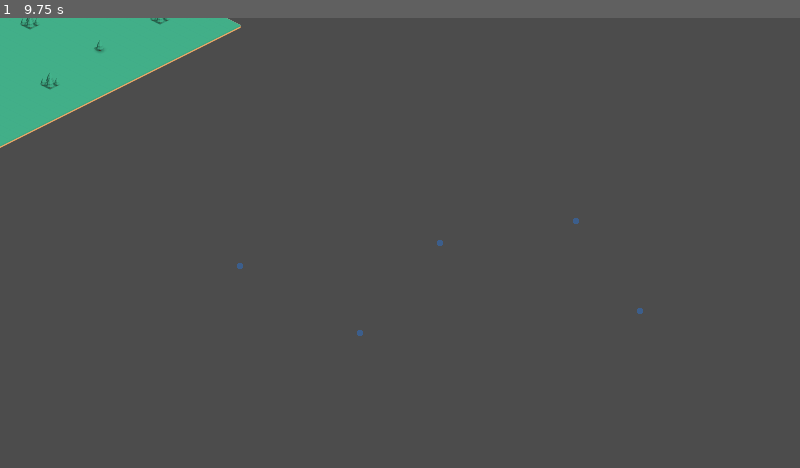
Above: before the commit, frame 1.
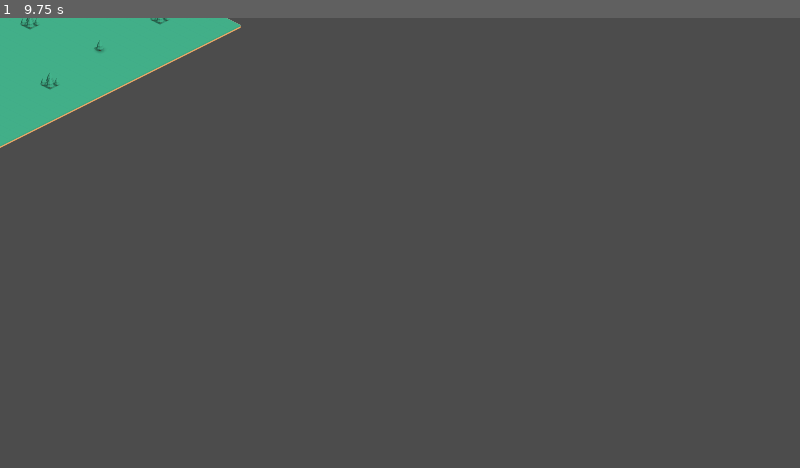
Above: after the commit, the same moment.

Repository: rayosdev/Doorigin
Game: Godot game, scene res://Main.tscn
Two runs of this game, one before a commit and one after it. Both use one fixed random seed, a clock stepped at 60 frames per second and the inputs below.
Inputs (mouse positions are in pixels of both pictures, inside the frame that each line leads up to):
- Up to frame 1 (9.75 s): tap Enter at 0.5, 2, 3.5 s; move the mouse to (576, 220) at 0.52 s; hold D (move_right) 0.53-1.28 s; tap Space (place_tower) at 0.6, 1.25, 2.1, 2.75, 3.6, 4.25, 5.1, 6.6, 8.1, 9.6 s; click (576, 220) at 0.67 s; move the mouse to (240, 265) at 1.27 s; hold S (move_down) 1.28-2.03 s; tap F (settle_base) every 1.5 s from 1.35 to 8.85 s; move the mouse to (480, 144) at 2.02 s; hold D (move_right) 2.03-2.78 s; move the mouse to (360, 333) at 2.77 s; hold W (move_up) 2.78-3.53 s; click (360, 333) at 2.92 s; move the mouse to (640, 310) at 3.52 s; hold A (move_left) 3.53-5.03 s; move the mouse to (160, 175) at 4.27 s; move the mouse to (440, 243) at 5.02 s; hold S (move_down) 5.03-5.78 s; click (440, 243) at 5.17 s; move the mouse to (280, 130) at 5.77 s; hold D (move_right) 5.78-6.53 s; move the mouse to (576, 220) at 6.52 s; hold W (move_up) 6.53-7.28 s; move the mouse to (240, 265) at 7.27 s; hold D (move_right) 7.28-8.03 s; click (240, 265) at 7.42 s; move the mouse to (480, 144) at 8.02 s; hold S (move_down) 8.03-8.78 s; move the mouse to (360, 333) at 8.77 s; hold A (move_left) 8.78-9.53 s; move the mouse to (640, 310) at 9.52 s; hold W (move_up) from 9.53 s (still down); click (640, 310) at 9.67 s

The runs differ from the first frame. In frame 1, less than 0.1% of the frame differs, in the area x 29-81%, y 44-71%.

Commit message:
sdiofjiosjf

Diff:
--- a/Main.tscn
+++ b/Main.tscn
@@ -1,8 +1,7 @@
-[gd_scene load_steps=4 format=2]
+[gd_scene load_steps=3 format=2]
 
 [ext_resource path="res://SnowTileset.tres" type="TileSet" id=1]
 [ext_resource path="res://GrassTileset.tres" type="TileSet" id=2]
-[ext_resource path="res://script/TowerSpawner.gd" type="Script" id=3]
 
 [node name="Main" type="Node2D"]
 
@@ -45,6 +44,3 @@
 centered_textures = true
 format = 1
 tile_data = PoolIntArray( -720903, 18, 0, -720902, 18, 0, -720901, 18, 0, -720900, 18, 0, -720899, 18, 0, -720898, 18,  …(7699 unchanged characters)…
-
-[node name="TowerSpawner" type="Node2D" parent="."]
-script = ExtResource( 3 )
